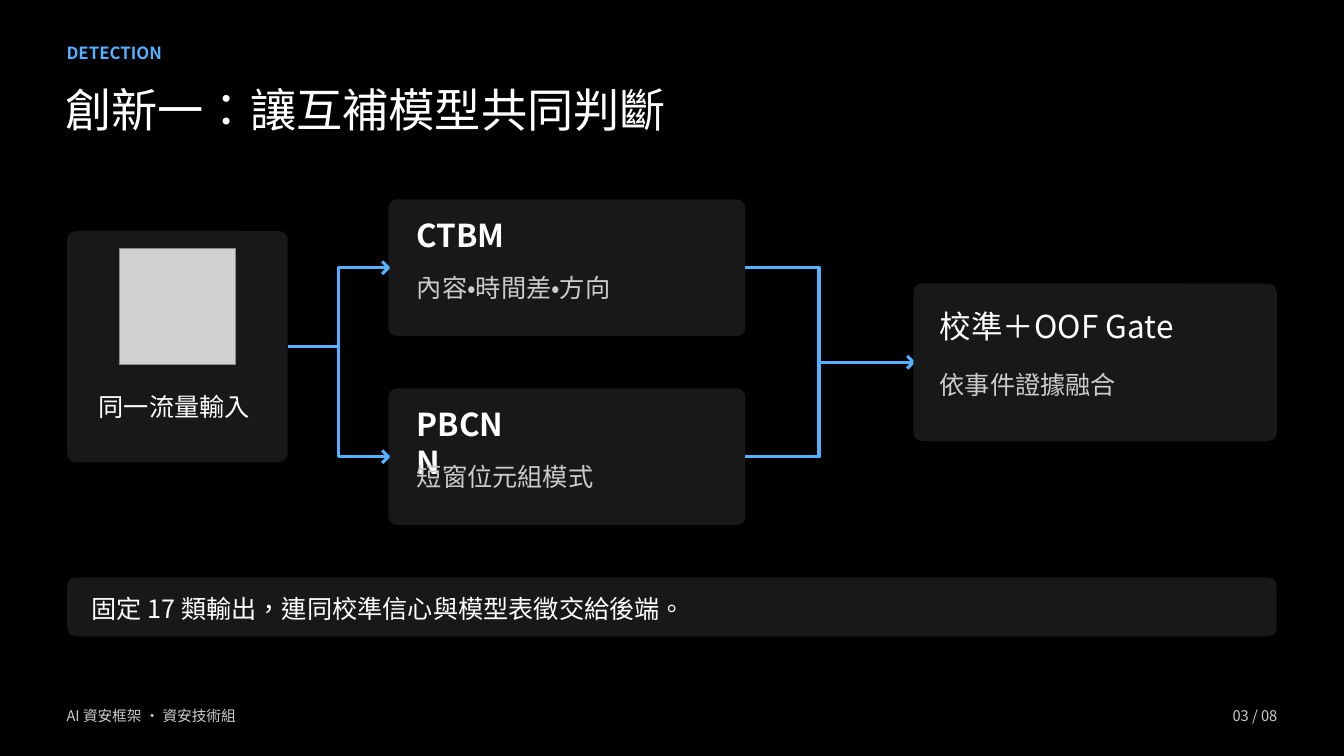
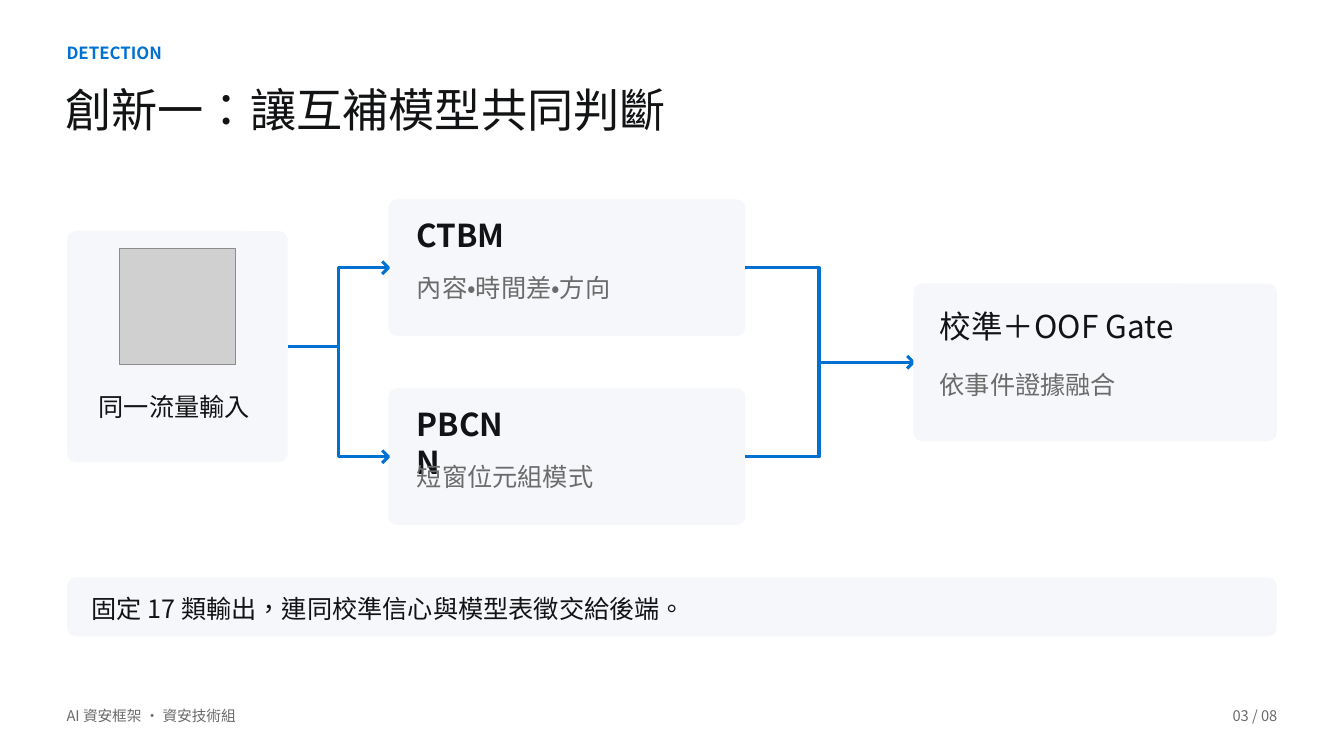
Before and after one commit to Lily09-project/innoserve-competition, a slide deck: slide 3 of deliverables/決賽簡報_AI資安框架.pptx. Drawn at 1344x756 pixels with LibreOffice and Linux fonts; fonts in the diff are those of the drawing; grey boxes stand for pictures. Boxes give left, top, right and bottom in pixels: in the first picture for what was removed or moved away, otherwise in the second. Text is boxed around its words. In the diff, an @@ line names an element or a change of style, - is before the commit and + after.

```diff
--- a/deliverables/決賽簡報_AI資安框架.pptx
+++ b/deliverables/決賽簡報_AI資安框架.pptx
@@ background #000000 to #FFFFFF @@
@@ text "DETECTION" at (x1=67, y1=46, x2=162, y2=60): text colour #53B1FF to #0070D1 @@
@@ freeform shape at (x1=287, y1=268, x2=913, y2=458): outline #53B1FF 2.25 pt to #0070D1 2.25 pt @@
@@ freeform shape at (x1=382, y1=261, x2=913, y2=463): outline #53B1FF 2.25 pt to #0070D1 2.25 pt @@
@@ fill #181818 to #F5F7FA in 5 elements at (x1=68, y1=231, x2=288, y2=462), (x1=388, y1=200, x2=745, y2=336), (x1=388, y1=388, x2=745, y2=524), (x1=913, y1=283, x2=1276, y2=441), (x1=68, y1=578, x2=1277, y2=636) @@
@@ text colour #FFFFFF to #121314 in 6 elements at (x1=65, y1=88, x2=666, y2=131), (x1=99, y1=394, x2=250, y2=418), (x1=417, y1=223, x2=505, y2=248), (x1=416, y1=405, x2=521, y2=454), (x1=939, y1=311, x2=1174, y2=341), (x1=91, y1=596, x2=685, y2=620) @@
@@ text colour #CCCCCC to #6B6B6B in 5 elements at (x1=417, y1=276, x2=611, y2=299), (x1=417, y1=460, x2=593, y2=488), (x1=940, y1=373, x2=1116, y2=396), (x1=67, y1=708, x2=236, y2=722), (x1=1233, y1=710, x2=1277, y2=721) @@
```
Also in this commit, not shown: 4 other slides changed, 31 other files.
